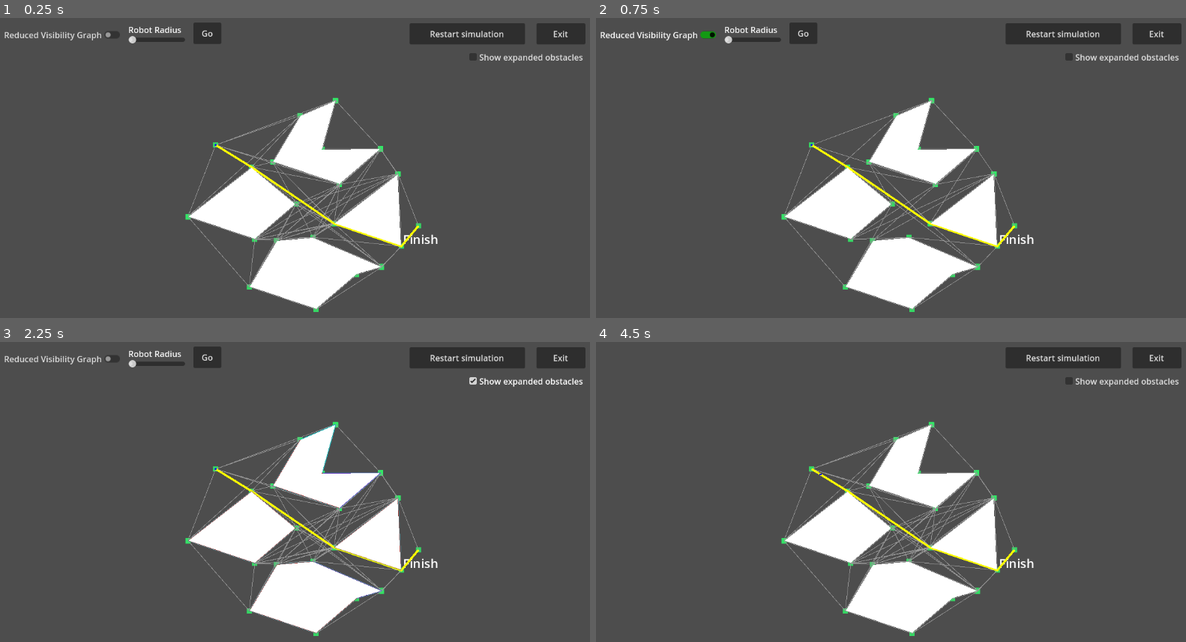
Above: before the commit, frames 1-4 (two rows, left to right).
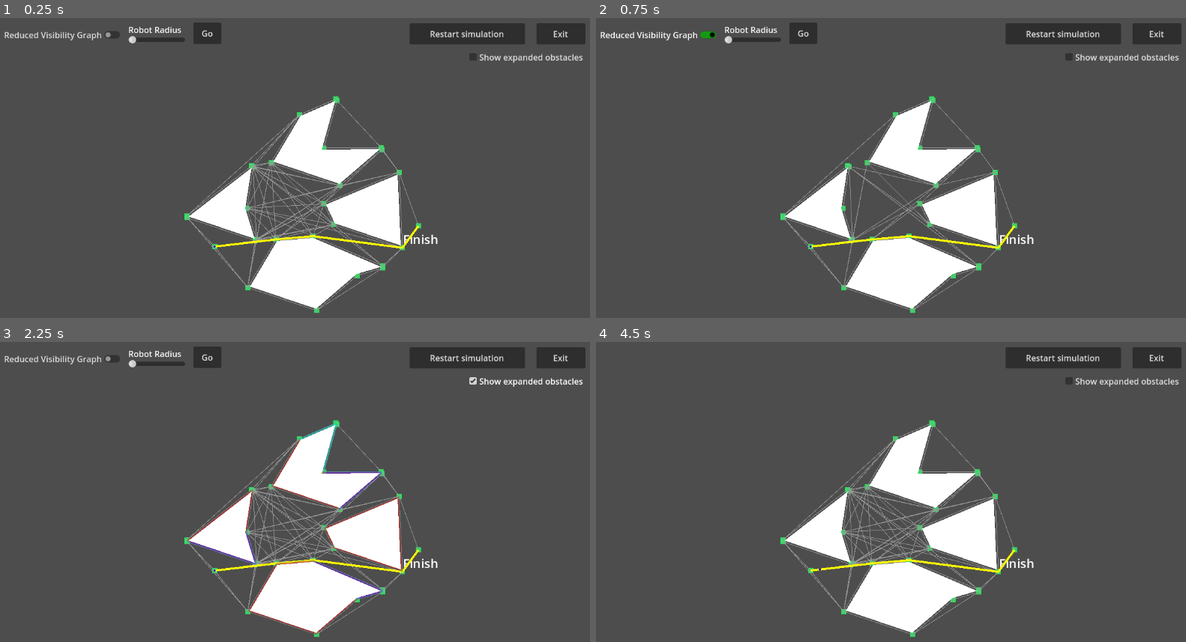
Above: after the commit, the same moments.

Repository: lisiidan/VisibilityGraphGodot
Game: Godot game, scene res://scenes/main.tscn
Same seed, same stepped clock (60 frames per second), same inputs: the game is played once before the commit and once after it. Before the commit the project starts from res://main.tscn.
Inputs:
- Up to frame 1 (0.25 s): no input
- Up to frame 2 (0.75 s): click "Reduced Visibility Graph" at 0.5 s
- Up to frame 3 (2.25 s): click "Restart simulation" at 1.25 s; click "Show expanded obstacles" at 2 s
- Up to frame 4 (4.5 s): click "Restart simulation" at 2.75 s; click "Restart simulation" at 3.5 s; click "Go" at 4.25 s

The runs differ from the first frame. In frame 1, 4.4% of the frame differs, in the area x 31-71%, y 25-99%; in frame 2, 3.9%; in frame 3, 4.6%; in frame 4, 4.4%.

Commit message:
Menu dependencies fixed and saved as scene

Diff:
--- a/main.tscn
+++ /dev/null
@@ -1,205 +0,0 @@
-[gd_scene load_steps=7 format=3 uid="uid://b3n6v578hwlq6"]
-
-[ext_resource type="PackedScene" uid="uid://dfh6uroj1b2pg" path="res://robot.tscn" id="1_ig7tw"]
-[ext_resource type="Script" uid="uid://bqpaiejplbt53" path="res://path_finder.gd" id="3_1bvp3"]
-[ext_resource type="Script" uid="uid://bxvapt13ypays" path="res://area_2d.gd" id="3_h2yge"]
-[ext_resource type="Script" uid="uid://cmrhs47syurod" path="res://obstacol.gd" id="4_lquwl"]
-
-[sub_resource type="RectangleShape2D" id="RectangleShape2D_0xm2m"]
-
-[sub_resource type="FontVariation" id="FontVariation_h2yge"]
-
-[node name="Main" type="Node2D"]
-
-[node name="Camera2D" type="Camera2D" parent="."]
-
-[node name="Robot" parent="." instance=ExtResource("1_ig7tw")]
-unique_name_in_owner = true
-z_index = 1
-position = Vector2(-154, -79)
-robot_radius = 1.0
-
-[node name="Finish" type="Area2D" parent="."]
-unique_name_in_owner = true
-position = Vector2(236, 77)
-script = ExtResource("3_h2yge")
-
-[node name="CollisionShape2D" type="CollisionShape2D" parent="Finish"]
-shape = SubResource("RectangleShape2D_0xm2m")
-
-[node name="Label" type="Label" parent="Finish"]
-offset_left = -30.0
-offset_top = 9.0
-offset_right = 38.0
-offset_bottom = 43.0
-theme_override_fonts/font = SubResource("FontVariation_h2yge")
-theme_override_font_sizes/font_size = 24
-text = "Finish"
-metadata/_edit_use_anchors_ = true
-
-[node name="Obstacles" type="Node" parent="."]
-
-[node name="Obstacle4" type="StaticBody2D" parent="Obstacles" groups=["Obstacles"]]
-position = Vector2(327, -41)
-script = ExtResource("4_lquwl")
-
-[node name="CollisionPolygon2D" type="CollisionPolygon2D" parent="Obstacles/Obstacle4"]
-position = Vector2(-281, -13)
-polygon = PackedVector2Array(31.1318, -110.34075, 5.3174, -17.0118, 116.69028, -18.0062, 117.18201, -16.69704, 38.2192, 51.12998, -90.48774, 7.55204, -37.69555, -81.78859, 30.18107, -111.16803)
-
-[node name="Polygon2D" type="Polygon2D" parent="Obstacles/Obstacle4"]
-position = Vector2(-281, -13)
-polygon = PackedVector2Array(-89, 7, -37, -81, 30, -110, 4, -16, 116, -17, 38, 50)
-
-[node name="Obstacle5" type="StaticBody2D" parent="Obstacles" groups=["Obstacles"]]
-position = Vector2(327, -41)
-script = ExtResource("4_lquwl")
-
-[node name="CollisionPolygon2D" type="CollisionPolygon2D" parent="Obstacles/Obstacle5"]
-position = Vector2(-281, -13)
-polygon = PackedVector2Array(31.1318, -110.34075, 5.3174, -17.0118, 116.69028, -18.0062, 117.18201, -16.69704, 38.2192, 51.12998, -90.48774, 7.55204, -37.69555, -81.78859, 30.18107, -111.16803)
-
-[node name="Polygon2D" type="Polygon2D" parent="Obstacles/Obstacle5"]
-position = Vector2(-281, -13)
-polygon = PackedVector2Array(-89, 7, -37, -81, 30, -110, 4, -16, 116, -17, 38, 50)
-
-[node name="Obstacle3" type="StaticBody2D" parent="Obstacles" groups=["Obstacles"]]
-position = Vector2(282, 200)
-script = ExtResource("4_lquwl")
-
-[node name="CollisionPolygon2D" type="CollisionPolygon2D" parent="Obstacles/Obstacle3"]
-position = Vector2(-281, -13)
-polygon = PackedVector2Array(164.03851, -31.64359, 163.9582, -30.242, 116.48982, -16.10247, 38.2192, 51.12998, -90.48774, 7.55204, -37.59919, -81.95167, 32.16283, -88.01793)
-
-[node name="Polygon2D" type="Polygon2D" parent="Obstacles/Obstacle3"]
-position = Vector2(-281, -13)
-polygon = PackedVector2Array(-89, 7, -37, -81, 32, -87, 163, -31, 116, -17, 38, 50)
-
-[node name="Obstacle2" type="StaticBody2D" parent="Obstacles" groups=["Obstacles"]]
-position = Vector2(164, 65)
-script = ExtResource("4_lquwl")
-
-[node name="CollisionPolygon2D" type="CollisionPolygon2D" parent="Obstacles/Obstacle2"]
-position = Vector2(-281, -13)
-polygon = PackedVector2Array(117.54817, -17.01157, 38.2192, 51.12998, -89.88675, 7.75553, -90.08543, 6.57693, 32.02199, -88.28338)
-
-[node name="Polygon2D" type="Polygon2D" parent="Obstacles/Obstacle2"]
-position = Vector2(-281, -13)
-polygon = PackedVector2Array(-89, 7, 32, -87, 116, -17, 38, 50)
-
-[node name="Obstacle" type="StaticBody2D" parent="Obstacles" groups=["Obstacles"]]
-position = Vector2(164, 65)
-script = ExtResource("4_lquwl")
-
-[node name="CollisionPolygon2D" type="CollisionPolygon2D" parent="Obstacles/Obstacle"]
-polygon = PackedVector2Array(32.9724, -87.65198, 39.06296, 51.41566, -89.88675, 7.75553, -90.08543, 6.57693, 31.86729, -88.1632)
-
-[node name="Polygon2D" type="Polygon2D" parent="Obstacles/Obstacle"]
-polygon = PackedVector2Array(-89, 7, 32, -87, 38, 50)
-
-[node name="PathFinder" type="Node2D" parent="."]
-script = ExtResource("3_1bvp3")
-
-[node name="Menu" type="Control" parent="."]
-layout_mode = 3
-anchors_preset = 0
-offset_left = -469.0
-offset_top = -312.0
-offset_right = -429.0
-offset_bottom = -272.0
-
-[node name="ReducedVisibilityButton" type="CheckButton" parent="Menu"]
-unique_name_in_owner = true
-layout_mode = 1
-anchors_preset = 8
-anchor_left = 0.5
-anchor_top = 0.5
-anchor_right = 0.5
-anchor_bottom = 0.5
-offset_left = -118.0
-offset_top = -21.5
-offset_right = 118.0
-offset_bottom = 21.5
-grow_horizontal = 2
-grow_vertical = 2
-focus_mode = 0
-theme_override_colors/button_checked_color = Color(0, 0.7019608, 0, 1)
-text = "Reduced Visibility Graph"
-
-[node name="RestartButton" type="Button" parent="Menu"]
-unique_name_in_owner = true
-layout_mode = 1
-anchors_preset = 8
-anchor_left = 0.5
-anchor_top = 0.5
-anchor_right = 0.5
-anchor_bottom = 0.5
-offset_left = 668.0
-offset_top = -22.0
-offset_right = 890.0
-offset_bottom = 19.0
-grow_horizontal = 2
-grow_vertical = 2
-text = "Restart simulation"
-
-[node name="RobotRadiusSlider" type="HSlider" parent="Menu"]
-unique_name_in_owner = true
-layout_mode = 1
-anchors_preset = 8
-anchor_left = 0.5
-anchor_top = 0.5
-anchor_right = 0.5
-anchor_bottom = 0.5
-offset_left = 127.0
-offset_top = 2.0
-offset_right = 236.0
-offset_bottom = 18.0
-grow_horizontal = 2
-grow_vertical = 2
-min_value = 1.0
-max_value = 30.0
-value = 1.0
-
-[node name="Label" type="Label" parent="Menu/RobotRadiusSlider"]
-layout_mode = 0
-offset_top = -23.0
-offset_right = 103.0
-text = "Robot Radius"
-
-[node name="GoButton" type="Button" parent="Menu"]
-unique_name_in_owner = true
-layout_mode = 0
-offset_left = 272.0
-offset_top = -3.0
-offset_right = 326.0
-offset_bottom = 38.0
-text = "Go"
-
-[node name="DebugCollisionCheck" type="CheckBox" parent="Menu"]
-unique_name_in_owner = true
-layout_mode = 0
-offset_left = 798.0
-offset_top = 48.0
-offset_right = 1026.0
-offset_bottom = 79.0
-focus_mode = 0
-text = "Show expanded obstacles"
-
-[node name="ExitButton" type="Button" parent="Menu"]
-unique_name_in_owner = true
-layout_mode = 0
-offset_left = 932.0
-offset_top = -2.0
-offset_right = 1026.0
-offset_bottom = 39.0
-text = "Exit"
-
-[connection signal="radius_changed" from="Robot" to="Obstacles/Obstacle" method="_on_robot_radius_changed"]
-[connection signal="body_entered" from="Finish" to="Finish" method="_on_body_entered"]
-[connection signal="path_ready" from="PathFinder" to="Robot" method="_on_path_finder_path_ready"]
-[connection signal="toggled" from="Menu/ReducedVisibilityButton" to="PathFinder" method="_on_reduced_visibility_button_toggled"]
-[connection signal="pressed" from="Menu/RestartButton" to="Robot" method="_on_restart_button_pressed"]
-[connection signal="value_changed" from="Menu/RobotRadiusSlider" to="PathFinder" method="_on_robot_radius_slider_value_changed"]
-[connection signal="pressed" from="Menu/GoButton" to="Robot" method="_on_go_button_pressed"]
-[connection signal="toggled" from="Menu/DebugCollisionCheck" to="Obstacles/Obstacle" method="_on_debug_collision_check_toggled"]
-[connection signal="pressed" from="Menu/ExitButton" to="Robot" method="_on_exit_button_pressed"]
--- a/project.godot
+++ b/project.godot
@@ -11,7 +11,7 @@
 [application]
 
 config/name="ED Visibility Graph"
-run/main_scene="res://main.tscn"
+run/main_scene="res://scenes/main.tscn"
 config/features=PackedStringArray("4.5", "Forward Plus")
 config/icon="res://icon.svg"
 
--- /dev/null
+++ b/scenes/finish.tscn
@@ -0,0 +1,25 @@
+[gd_scene load_steps=4 format=3 uid="uid://buwaywoj6xl0m"]
+
+[ext_resource type="Script" uid="uid://bxvapt13ypays" path="res://scripts/area_2d.gd" id="1_5nbog"]
+
+[sub_resource type="RectangleShape2D" id="RectangleShape2D_0xm2m"]
+
+[sub_resource type="FontVariation" id="FontVariation_h2yge"]
+
+[node name="Finish" type="Area2D"]
+script = ExtResource("1_5nbog")
+
+[node name="CollisionShape2D" type="CollisionShape2D" parent="."]
+shape = SubResource("RectangleShape2D_0xm2m")
+
+[node name="Label" type="Label" parent="."]
+offset_left = -30.0
+offset_top = 9.0
+offset_right = 38.0
+offset_bottom = 43.0
+theme_override_fonts/font = SubResource("FontVariation_h2yge")
+theme_override_font_sizes/font_size = 24
+text = "Finish"
+metadata/_edit_use_anchors_ = true
+
+[connection signal="body_entered" from="." to="." method="_on_body_entered"]
--- /dev/null
+++ b/scenes/main.tscn
@@ -0,0 +1,98 @@
+[gd_scene load_steps=9 format=3 uid="uid://b3n6v578hwlq6"]
+
+[ext_resource type="Script" uid="uid://dq021bb8uqang" path="res://scripts/main.gd" id="1_7mycd"]
+[ext_resource type="PackedScene" uid="uid://dfh6uroj1b2pg" path="res://scenes/robot.tscn" id="1_ig7tw"]
+[ext_resource type="Script" uid="uid://bqpaiejplbt53" path="res://scripts/path_finder.gd" id="3_1bvp3"]
+[ext_resource type="Script" uid="uid://bxvapt13ypays" path="res://scripts/area_2d.gd" id="3_h2yge"]
+[ext_resource type="Script" uid="uid://cmrhs47syurod" path="res://scripts/obstacol.gd" id="4_lquwl"]
+[ext_resource type="PackedScene" uid="uid://cq0wul4o0ib2j" path="res://scenes/menu.tscn" id="6_tefeu"]
+
+[sub_resource type="RectangleShape2D" id="RectangleShape2D_0xm2m"]
+
+[sub_resource type="FontVariation" id="FontVariation_h2yge"]
+
+[node name="Main" type="Node2D"]
+script = ExtResource("1_7mycd")
+
+[node name="Camera2D" type="Camera2D" parent="."]
+
+[node name="Robot" parent="." instance=ExtResource("1_ig7tw")]
+unique_name_in_owner = true
+z_index = 1
+position = Vector2(-156, 117)
+robot_radius = 1.0
+
+[node name="Finish" type="Area2D" parent="."]
+unique_name_in_owner = true
+position = Vector2(236, 77)
+script = ExtResource("3_h2yge")
+
+[node name="CollisionShape2D" type="CollisionShape2D" parent="Finish"]
+shape = SubResource("RectangleShape2D_0xm2m")
+
+[node name="Label" type="Label" parent="Finish"]
+offset_left = -30.0
+offset_top = 9.0
+offset_right = 38.0
+offset_bottom = 43.0
+theme_override_fonts/font = SubResource("FontVariation_h2yge")
+theme_override_font_sizes/font_size = 24
+text = "Finish"
+metadata/_edit_use_anchors_ = true
+
+[node name="Obstacles" type="Node" parent="."]
+
+[node name="Obstacle4" type="StaticBody2D" parent="Obstacles" groups=["Obstacles"]]
+position = Vector2(327, -41)
+script = ExtResource("4_lquwl")
+
+[node name="CollisionPolygon2D" type="CollisionPolygon2D" parent="Obstacles/Obstacle4"]
+position = Vector2(-281, -13)
+polygon = PackedVector2Array(33.39539, -111.02224, 7.95222, -19.0354, 118.07083, -20.01861, 119.54602, -16.09113, 38.6576, 53.38995, -93.46323, 8.65612, -39.08665, -83.36578, 30.5432, -113.50408)
+
+[node name="Polygon2D" type="Polygon2D" parent="Obstacles/Obstacle4"]
+position = Vector2(-281, -13)
+polygon = PackedVector2Array(-89, 7, -37, -81, 30, -110, 4, -16, 116, -17, 38, 50)
+
+[node name="Obstacle3" type="StaticBody2D" parent="Obstacles" groups=["Obstacles"]]
+position = Vector2(282, 200)
+script = ExtResource("4_lquwl")
+
+[node name="CollisionPolygon2D" type="CollisionPolygon2D" parent="Obstacles/Obstacle3"]
+position = Vector2(-281, -13)
+polygon = PackedVector2Array(166.11555, -32.93078, 165.87463, -28.72601, 117.46951, -14.30746, 38.6576, 53.38995, -93.46323, 8.65612, -38.79757, -83.85501, 32.48848, -90.0538)
+
+[node name="Polygon2D" type="Polygon2D" parent="Obstacles/Obstacle3"]
+position = Vector2(-281, -13)
+polygon = PackedVector2Array(-89, 7, -37, -81, 32, -87, 163, -31, 116, -17, 38, 50)
+
+[node name="Obstacle2" type="StaticBody2D" parent="Obstacles" groups=["Obstacles"]]
+position = Vector2(164, 65)
+script = ExtResource("4_lquwl")
+
+[node name="CollisionPolygon2D" type="CollisionPolygon2D" parent="Obstacles/Obstacle2"]
+position = Vector2(-281, -13)
+polygon = PackedVector2Array(35.27451, -88.55492, 23.06922, -9.22052, 41.40416, 50.87732, 38.7736, 53.42922, -91.66024, 9.26658, -92.25628, 5.73078, 31.76638, -90.61741)
+
+[node name="Polygon2D" type="Polygon2D" parent="Obstacles/Obstacle2"]
+position = Vector2(-281, -13)
+polygon = PackedVector2Array(-89, 7, 32, -87, 20, -9, 38, 50)
+
+[node name="Obstacle" type="StaticBody2D" parent="Obstacles" groups=["Obstacles"]]
+position = Vector2(164, 65)
+script = ExtResource("4_lquwl")
+
+[node name="CollisionPolygon2D" type="CollisionPolygon2D" parent="Obstacles/Obstacle"]
+polygon = PackedVector2Array(41.18888, 54.24699, -91.16876, 9.43299, -110.05048, -30.55182, 34.80866, -91.43465)
+
+[node name="Polygon2D" type="Polygon2D" parent="Obstacles/Obstacle"]
+polygon = PackedVector2Array(-89, 7, -106, -29, 32, -87, 38, 50)
+
+[node name="PathFinder" type="Node2D" parent="."]
+script = ExtResource("3_1bvp3")
+
+[node name="Menu" parent="." instance=ExtResource("6_tefeu")]
+
+[connection signal="radius_changed" from="Robot" to="Obstacles/Obstacle" method="_on_robot_radius_changed"]
+[connection signal="body_entered" from="Finish" to="Finish" method="_on_body_entered"]
+[connection signal="path_ready" from="PathFinder" to="Robot" method="_on_path_finder_path_ready"]
--- /dev/null
+++ b/scenes/menu.tscn
@@ -0,0 +1,98 @@
+[gd_scene load_steps=2 format=3 uid="uid://cq0wul4o0ib2j"]
+
+[ext_resource type="Script" uid="uid://7gosopkdugq" path="res://scripts/menu.gd" id="1_yqeox"]
+
+[node name="Menu" type="Control"]
+layout_mode = 3
+anchors_preset = 0
+offset_left = -469.0
+offset_top = -312.0
+offset_right = -429.0
+offset_bottom = -272.0
+script = ExtResource("1_yqeox")
+
+[node name="ReducedVisibilityButton" type="CheckButton" parent="."]
+unique_name_in_owner = true
+layout_mode = 1
+anchors_preset = 8
+anchor_left = 0.5
+anchor_top = 0.5
+anchor_right = 0.5
+anchor_bottom = 0.5
+offset_left = -118.0
+offset_top = -21.5
+offset_right = 118.0
+offset_bottom = 21.5
+grow_horizontal = 2
+grow_vertical = 2
+focus_mode = 0
+theme_override_colors/button_checked_color = Color(0, 0.7019608, 0, 1)
+text = "Reduced Visibility Graph"
+
+[node name="RestartButton" type="Button" parent="."]
+unique_name_in_owner = true
+layout_mode = 1
+anchors_preset = 8
+anchor_left = 0.5
+anchor_top = 0.5
+anchor_right = 0.5
+anchor_bottom = 0.5
+offset_left = 668.0
+offset_top = -22.0
+offset_right = 890.0
+offset_bottom = 19.0
+grow_horizontal = 2
+grow_vertical = 2
+text = "Restart simulation"
+
+[node name="RobotRadiusSlider" type="HSlider" parent="."]
+unique_name_in_owner = true
+layout_mode = 1
+anchors_preset = 8
+anchor_left = 0.5
+anchor_top = 0.5
+anchor_right = 0.5
+anchor_bottom = 0.5
+offset_left = 127.0
+offset_top = 2.0
+offset_right = 236.0
+offset_bottom = 18.0
+grow_horizontal = 2
+grow_vertical = 2
+min_value = 1.0
+max_value = 30.0
+value = 1.0
+
+[node name="Label" type="Label" parent="RobotRadiusSlider"]
+layout_mode = 0
+offset_top = -23.0
+offset_right = 103.0
+text = "Robot Radius"
+
+[node name="GoButton" type="Button" parent="."]
+unique_name_in_owner = true
+layout_mode = 0
+offset_left = 272.0
+offset_top = -3.0
+offset_right = 326.0
+offset_bottom = 38.0
+text = "Go"
+
+[node name="DebugCollisionCheck" type="CheckBox" parent="."]
+unique_name_in_owner = true
+layout_mode = 0
+offset_left = 798.0
+offset_top = 48.0
+offset_right = 1026.0
+offset_bottom = 79.0
+focus_mode = 0
+text = "Show expanded obstacles"
+
+[node name="ExitButton" type="Button" parent="."]
+unique_name_in_owner = true
+layout_mode = 0
+offset_left = 932.0
+offset_top = -2.0
+offset_right = 1026.0
+offset_bottom = 39.0
+text = "Exit"
--- /dev/null
+++ b/scenes/obstacle.tscn
@@ -0,0 +1,14 @@
+[gd_scene load_steps=2 format=3 uid="uid://dbqwds83c68fk"]
+
+[ext_resource type="Script" uid="uid://cmrhs47syurod" path="res://scripts/obstacol.gd" id="1_sl1jc"]
+
+[node name="Obstacle4" type="StaticBody2D" groups=["Obstacles"]]
+script = ExtResource("1_sl1jc")
+
+[node name="CollisionPolygon2D" type="CollisionPolygon2D" parent="."]
+position = Vector2(-281, -13)
+polygon = PackedVector2Array(31.1318, -110.34075, 5.3174, -17.0118, 116.69028, -18.0062, 117.18201, -16.69704, 38.2192, 51.12998, -90.48774, 7.55204, -37.69555, -81.78859, 30.18107, -111.16803)
+
+[node name="Polygon2D" type="Polygon2D" parent="."]
+position = Vector2(-281, -13)
+polygon = PackedVector2Array(-89, 7, -37, -81, 30, -110, 4, -16, 116, -17, 38, 50)
--- /dev/null
+++ b/scenes/path_finder.tscn
@@ -0,0 +1,6 @@
+[gd_scene load_steps=2 format=3 uid="uid://fartgfx5h4ff"]
+
+[ext_resource type="Script" uid="uid://bqpaiejplbt53" path="res://scripts/path_finder.gd" id="1_ae373"]
+
+[node name="PathFinder" type="Node2D"]
+script = ExtResource("1_ae373")
--- a/robot.tscn
+++ b/scenes/robot.tscn
@@ -1,6 +1,6 @@
 [gd_scene load_steps=3 format=3 uid="uid://dfh6uroj1b2pg"]
 
-[ext_resource type="Script" uid="uid://dicmkiwxxvy5u" path="res://robot.gd" id="1_dfm56"]
+[ext_resource type="Script" uid="uid://dicmkiwxxvy5u" path="res://scripts/robot.gd" id="1_dfm56"]
 
 [sub_resource type="CircleShape2D" id="CircleShape2D_3cn6f"]
 radius = 12.0
--- /dev/null
+++ b/scripts/main.gd
@@ -0,0 +1,36 @@
+extends Node2D
+
+@onready var menu: MenuUI = $Menu
+@onready var path_finder: Node2D = $PathFinder
+@onready var robot: CharacterBody2D = %Robot
+@onready var obstacles = get_tree().get_nodes_in_group("Obstacles")
+
+signal debug_collision_toggled(toggled_on: bool)
+
+func _ready() -> void:
+	menu.reduced_visibility_toggled.connect(_on_reduced_visibility_button_toggled)
+	menu.start_navigating.connect(_on_start_navigating_button_pressed)
+	menu.robot_radius_changed.connect(_on_robot_radius_slider_value_changed)
+	menu.restart_requested.connect(_on_restart_button_pressed)
+	menu.exit_requested.connect(_on_exit_button_pressed)
+	menu.debug_collision_toggled.connect(_on_debug_collision_check_toggled)
+
+func _on_reduced_visibility_button_toggled(toggled_on: bool) -> void:
+	path_finder.call_deferred("on_reduced_visibility_button_toggled", toggled_on)
+
+func _on_start_navigating_button_pressed() -> void:
+	path_finder.call_deferred("on_start_navigating_button_pressed")
+	robot.call_deferred("on_go_button_pressed")
+
+func _on_robot_radius_slider_value_changed(value: float) -> void:
+	path_finder.call_deferred("on_robot_radius_slider_value_changed", value)
+
+func _on_restart_button_pressed() -> void:
+	get_tree().reload_current_scene()
+
+func _on_exit_button_pressed() -> void:
+	get_tree().quit()
+
+func _on_debug_collision_check_toggled(toggled_on: bool) -> void:
+	get_tree().debug_collisions_hint = toggled_on
+	get_tree().call_group("Obstacles", "_update_collision_polygon", robot.robot_radius)
--- /dev/null
+++ b/scripts/menu.gd
@@ -0,0 +1,54 @@
+extends Control
+class_name MenuUI
+
+signal reduced_visibility_toggled(toggled_on: bool)
+signal start_navigating
+signal robot_radius_changed(value: float)
+signal restart_requested
+signal exit_requested
+signal debug_collision_toggled(toggled_on: bool)
+
+@onready var reduced_visibility_button: CheckButton = %ReducedVisibilityButton
+@onready var restart_button: Button = %RestartButton
+@onready var robot_radius_slider: HSlider = %RobotRadiusSlider
+@onready var go_button: Button = %GoButton
+@onready var debug_collision_check: CheckBox = %DebugCollisionCheck
+@onready var exit_button: Button = %ExitButton
+
+func _ready() -> void:
+	reduced_visibility_button.toggled.connect(_on_reduced_visibility_button_toggled)
+	go_button.pressed.connect(_on_start_navigating_button_pressed)
+	robot_radius_slider.value_changed.connect(_on_robot_radius_slider_value_changed)
+	restart_button.pressed.connect(_on_restart_button_pressed)
+	exit_button.pressed.connect(_on_exit_button_pressed)
+	debug_collision_check.toggled.connect(_on_debug_collision_check_toggled)
+
+	# First states on ready
+	reduced_visibility_toggled.emit(reduced_visibility_button.button_pressed)
+	robot_radius_changed.emit(float(robot_radius_slider.value))
+	debug_collision_toggled.emit(debug_collision_check.button_pressed)
+
+func _on_reduced_visibility_button_toggled(toggled_on: bool) -> void:
+	reduced_visibility_toggled.emit(toggled_on)
+
+func _on_start_navigating_button_pressed() -> void:
+	reduced_visibility_button.disabled = true
+	robot_radius_slider.editable = false
+	go_button.disabled = true
+
+	reduced_visibility_button.visible = false
+	robot_radius_slider.visible = false
+	go_button.visible = false
+	start_navigating.emit()
+
+func _on_robot_radius_slider_value_changed(value: float) -> void:
+	robot_radius_changed.emit(float(value))
+
+func _on_restart_button_pressed() -> void:
+	restart_requested.emit()
+
+func _on_exit_button_pressed() -> void:
+	exit_requested.emit()
+
+func _on_debug_collision_check_toggled(toggled_on: bool) -> void:
+	debug_collision_toggled.emit(toggled_on)
--- a/obstacol.gd
+++ b/scripts/obstacol.gd
@@ -9,6 +9,7 @@
 var original_poly: PackedVector2Array
 
 func _ready() -> void:
+	add_to_group("Obstacles")
 	get_tree().debug_collisions_hint = false
 	original_poly = polygon_2d.polygon
 	_update_collision_polygon(5.0)  # initial value
@@ -17,14 +18,11 @@
 	if robot and robot.has_signal("radius_changed"):
 		robot.radius_changed.connect(_on_radius_changed)
 
-	if debug_collision_check and debug_collision_check.has_signal("toggled"):
-		debug_collision_check.toggled.connect(_on_debug_collision_check_toggled)
-
 func _on_radius_changed(new_radius: float) -> void:
 	_update_collision_polygon(new_radius)
 
 func _update_collision_polygon(dist: float) -> void:
-	var expanded := Geometry2D.offset_polygon(original_poly, dist, Geometry2D.JOIN_MITER)
+	var expanded := Geometry2D.offset_polygon(original_poly, dist + 2, Geometry2D.JOIN_MITER)
 	if expanded.size() > 0:
 		collision_polygon_2d.polygon = expanded[0]
 	else:
@@ -33,8 +31,3 @@
 
 func _on_robot_radius_changed(new_radius: float) -> void:
 	_update_collision_polygon(new_radius) # Replace with function body.
-
-
-func _on_debug_collision_check_toggled(toggled_on: bool) -> void:
-	get_tree().debug_collisions_hint = toggled_on
-	_update_collision_polygon(robot.robot_radius)
--- a/path_finder.gd
+++ b/scripts/path_finder.gd
@@ -40,7 +40,6 @@
 	allVertices.append(start_point)
 	allVertices.append(end_point)
 
-	# Collect obstacle vertices positions
 	obstaclesVertices.clear()
 	for obstacle in obstacles:
 		if obstacle is StaticBody2D:
@@ -48,7 +47,6 @@
 			if collision_of_obstacle == null: continue
 			var polygonVertices := PackedVector2Array()
 			for vertex in collision_of_obstacle.polygon:
-				#print("Append vertex: " + str(vertex))
 				polygonVertices.append(collision_of_obstacle.to_global(vertex))
 			obstaclesVertices.append(polygonVertices)
 
@@ -82,8 +80,6 @@
 	_dbg_path.clear()
 	for p in path:
 		_dbg_path.append(to_local(p))
-	print("path from :" + str(start_point) + " to " + str(end_point) + " is: ")
-	print(path)
 	queue_redraw()
 	return path
 
@@ -298,8 +294,9 @@
 			return {"poly": poly, "idx": i}
 	return {"poly": null, "idx": -1}
 
-
-func _on_reduced_visibility_button_toggled(toggled_on: bool) -> void:
+# ========================= UI interactions ===================================
+
+func on_reduced_visibility_button_toggled(toggled_on: bool) -> void:
 	if(toggled_on):
 		graph_mode = 1
 	else:
@@ -307,9 +304,9 @@
 	call_deferred("build_path_and_emit_signal")
 
 
-func _on_start_navigating_button_pressed() -> void:
+func on_start_navigating_button_pressed() -> void:
 	call_deferred("build_path_and_emit_signal")
 
-func _on_robot_radius_slider_value_changed(value: float) -> void:
+func on_robot_radius_slider_value_changed(value: float) -> void:
 	robot.robot_radius = value
 	call_deferred("build_path_and_emit_signal")
--- a/robot.gd
+++ b/scripts/robot.gd
@@ -72,19 +72,5 @@
 	draw_circle(Vector2.ZERO, _robot_radius, Color(0, 0, 1, 1), false, 2)
 
 
-func _on_go_button_pressed() -> void:
+func on_go_button_pressed() -> void:
 	can_move = true
-	reduced_visibility_button.disabled = true
-	robot_radius_slider.editable = false
-	go_button.disabled = true
-
-	reduced_visibility_button.visible = false
-	robot_radius_slider.visible = false
-	go_button.visible = false
-
-
-func _on_restart_button_pressed() -> void:
-	get_tree().reload_current_scene()
-
-func _on_exit_button_pressed() -> void:
-	get_tree().quit()
Not shown, added: export_presets.cfg
Renamed: area_2d.gd -> scripts/area_2d.gd
Renamed: area_2d.gd.uid -> scripts/area_2d.gd.uid
Not shown, added: scripts/main.gd.uid
Not shown, added: scripts/menu.gd.uid
Renamed: obstacol.gd.uid -> scripts/obstacol.gd.uid
Renamed: path_finder.gd.uid -> scripts/path_finder.gd.uid
Renamed: robot.gd.uid -> scripts/robot.gd.uid
